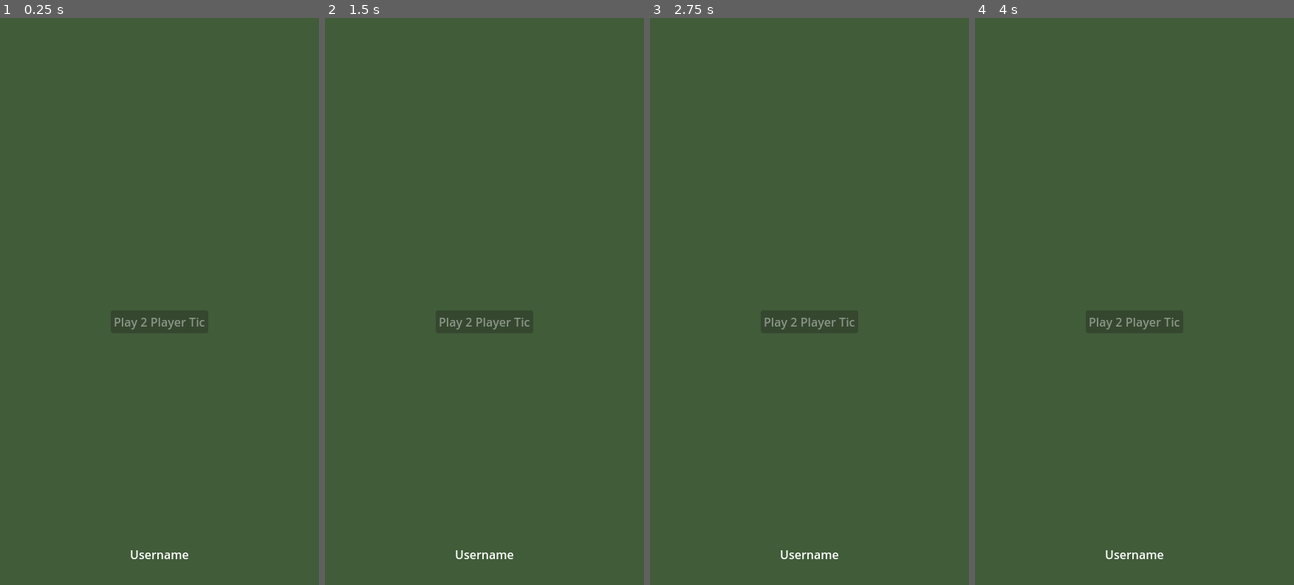
Above: before the commit, frames 1-4 (left to right).
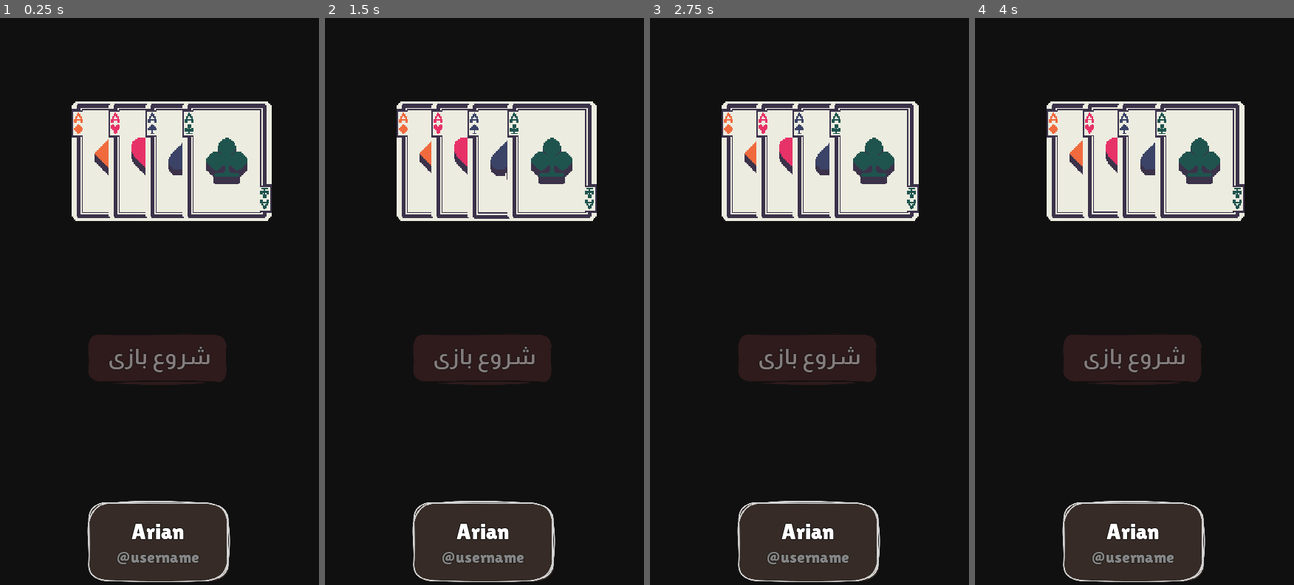
Above: after the commit, the same moments.

Repository: arian-nj/oldtix
Game: Godot game, scene res://GameContent/Scenes/MainMenu/MainMenu.tscn
The game is run twice, just before and just after one commit, with the same random seed, the same clock (stepped at 60 frames per second) and the same inputs. This scene is started directly instead of the project's main scene.
Inputs (mouse positions are in pixels of both pictures, inside the frame that each line leads up to):
- Up to frame 1 (0.25 s): no input
- Up to frame 2 (1.5 s): click (439, 159) at 0.52 s; click (474, 159) at 1.27 s
- Up to frame 3 (2.75 s): click (838, 159) at 2.02 s
- Up to frame 4 (4 s): click (1198, 159) at 2.77 s; click (1089, 159) at 3.52 s

The runs differ from the first frame. In frame 1, 100% of the frame differs, in the area x 0-100%, y 0-100%; in frame 2, 100%; in frame 3, 100%; in frame 4, 100%.
Error in both runs: Invalid call. Nonexistent function 'AddAuthHeader' in base 'Nil'. (res://GameContent/Scenes/MainMenu/main_menu.gd:18)

Commit message:
main menu ui

Diff:
--- a/game/GameContent/Netw/KEvent.gd
+++ b/game/GameContent/Netw/KEvent.gd
@@ -32,6 +32,7 @@
 const TYPE_HOKM_CHOOSED:String = "hokm_choosed"
 
 const TYPE_MAKE_MATCH:String = "make_match"
+const TYPE_DISCONNECT:String = "disconnect"
 const TYPE_MATCH_FOUND:String = "found_match"
 const TYPE_REJOIN_MATCH:String = "rejoin_match"
 
--- a/game/GameContent/Netw/Katana.gd
+++ b/game/GameContent/Netw/Katana.gd
@@ -9,10 +9,10 @@
 const HttpPreUrl:String = "http://"
 const WsPreUrl:String = "ws://"
 
-const HtppUserUrl:String = HttpPreUrl + "192.168.224.205:4444"
+const HtppUserUrl:String = HttpPreUrl + "192.168.57.205:4444"
 
-const WsHokmUrl:String = WsPreUrl+"192.168.224.205:4445"
-const HttpHokmUrl:String = HttpPreUrl+"192.168.224.205:4445"
+const WsHokmUrl:String = WsPreUrl+"192.168.57.205:4445"
+const HttpHokmUrl:String = HttpPreUrl+"192.168.57.205:4445"
 
 
 ## Consts
--- a/game/GameContent/Netw/KatanaSocket.gd
+++ b/game/GameContent/Netw/KatanaSocket.gd
@@ -24,6 +24,7 @@
 	event.type = event_type
 	event.data = event_data
 	socket.send_text(event.to_json())
+	print("sent " + event_type)
 
 # Handles incoming events (to be extended)
 func _handle_event(event: KEvent.Event) -> void:
--- a/game/GameContent/Scenes/Game/Card/card.tscn
+++ b/game/GameContent/Scenes/Game/Card/card.tscn
@@ -1,8 +1,7 @@
-[gd_scene load_steps=13 format=3 uid="uid://bd5brlxcojtaw"]
+[gd_scene load_steps=11 format=3 uid="uid://bd5brlxcojtaw"]
 
 [ext_resource type="Script" uid="uid://do4kwe8wpei4i" path="res://GameContent/Scenes/Game/Card/card.gd" id="1_tdtid"]
 [ext_resource type="Texture2D" uid="uid://gkgo5ogqcuii" path="res://GameContent/assets/cards/Back1.png" id="2_0cob8"]
-[ext_resource type="Script" uid="uid://dt3pgj8tbmf55" path="res://GameContent/Types/Games/CardData.gd" id="2_thmox"]
 [ext_resource type="Script" uid="uid://dcfkky1f6i0pk" path="res://GameContent/Componets/ShadowTextureComponent.gd" id="3_5ropr"]
 [ext_resource type="Script" uid="uid://bt78as30bdywo" path="res://GameContent/Scenes/Game/Card/shader_script.gd" id="5_8njo5"]
 [ext_resource type="Shader" uid="uid://bub16xh8gpro7" path="res://GameContent/Scenes/Game/Card/2d_prespective.gdshader" id="5_c3c7p"]
@@ -10,12 +9,6 @@
 [ext_resource type="Texture2D" uid="uid://bnc2utgiovtm1" path="res://GameContent/assets/cards-Sheet.png" id="5_thmox"]
 
 [sub_resource type="StyleBoxEmpty" id="StyleBoxEmpty_r5psd"]
-
-[sub_resource type="Resource" id="Resource_py3qo"]
-script = ExtResource("2_thmox")
-suit = 0
-value = 14
-metadata/_custom_type_script = "uid://dt3pgj8tbmf55"
 
 [sub_resource type="ShaderMaterial" id="ShaderMaterial_18omn"]
 resource_local_to_scene = true
@@ -49,7 +42,6 @@
 atlasTexture = ExtResource("5_thmox")
 cardArea = NodePath("Area2D")
 swingComponent = NodePath("SwingComponent")
-card_data = SubResource("Resource_py3qo")
 metadata/_edit_group_ = true
 
 [node name="ShadowRect" type="TextureRect" parent="." node_paths=PackedStringArray("MainObject")]
--- a/game/GameContent/Scenes/Game/Hokm4/OnlineHokm4.tscn
+++ b/game/GameContent/Scenes/Game/Hokm4/OnlineHokm4.tscn
@@ -50,7 +50,7 @@
 corner_radius_bottom_right = 5
 shadow_size = 1
 
-[node name="Hokm4Player" type="Control"]
+[node name="Hokm4Player" type="Control" node_paths=PackedStringArray("ws")]
 layout_mode = 3
 anchors_preset = 15
 anchor_right = 1.0
@@ -60,6 +60,7 @@
 grow_horizontal = 2
 grow_vertical = 2
 script = ExtResource("1_i0n3b")
+ws = NodePath("WebSocket")
 
 [node name="Camera2D" type="Camera2D" parent="."]
 anchor_mode = 0
--- a/game/GameContent/Scenes/Game/Hokm4/canvas_game_tic_2.gd
+++ b/game/GameContent/Scenes/Game/Hokm4/canvas_game_tic_2.gd
@@ -1,4 +1,7 @@
 extends SceneLevel
+
+@export var ws:KatanaSocket
 
 func _on_home_button_pressed() -> void:
 	manager_change_scene.emit(SceneManager.Levels.MainMenu)
+	ws.send_event(KEvent.TYPE_DISCONNECT)
--- a/game/GameContent/Scenes/MainMenu/MainMenu.tscn
+++ b/game/GameContent/Scenes/MainMenu/MainMenu.tscn
@@ -1,10 +1,38 @@
-[gd_scene load_steps=5 format=3 uid="uid://bqn77wpg3cj3y"]
+[gd_scene load_steps=13 format=3 uid="uid://bqn77wpg3cj3y"]
 
 [ext_resource type="Script" uid="uid://bhd1hxpt4n03a" path="res://GameContent/Scenes/MainMenu/main_menu_canvas.gd" id="1_c7oo3"]
 [ext_resource type="Script" uid="uid://c6bkj7hlalo24" path="res://GameContent/Scenes/MainMenu/main_menu.gd" id="1_cdkru"]
+[ext_resource type="Theme" uid="uid://c8fmduh1xr41s" path="res://GameContent/assets/DefaultTheme.tres" id="2_o2jf8"]
 [ext_resource type="Script" uid="uid://dxdp0uldpe775" path="res://GameContent/Scenes/MainMenu/UserData/user_data.gd" id="4_1k8vq"]
-
-[sub_resource type="StyleBoxEmpty" id="StyleBoxEmpty_vbryv"]
+[ext_resource type="Texture2D" uid="uid://cxl83f86oi3b4" path="res://GameContent/assets/play_button_background.png" id="4_jcjvh"]
+[ext_resource type="Texture2D" uid="uid://dldiq53b4j7ba" path="res://GameContent/assets/user_data_background.png" id="6_vh2g8"]
+[ext_resource type="PackedScene" uid="uid://bd5brlxcojtaw" path="res://GameContent/Scenes/Game/Card/card.tscn" id="7_tw3df"]
+[ext_resource type="Script" uid="uid://dt3pgj8tbmf55" path="res://GameContent/Types/Games/CardData.gd" id="8_700qd"]
+
+[sub_resource type="Resource" id="Resource_700qd"]
+script = ExtResource("8_700qd")
+suit = 0
+value = 14
+metadata/_custom_type_script = "uid://dt3pgj8tbmf55"
+
+[sub_resource type="Resource" id="Resource_xwmnj"]
+resource_local_to_scene = true
+script = ExtResource("8_700qd")
+suit = 1
+value = 14
+metadata/_custom_type_script = "uid://dt3pgj8tbmf55"
+
+[sub_resource type="Resource" id="Resource_bbm5d"]
+script = ExtResource("8_700qd")
+suit = 2
+value = 14
+metadata/_custom_type_script = "uid://dt3pgj8tbmf55"
+
+[sub_resource type="Resource" id="Resource_5cl1r"]
+script = ExtResource("8_700qd")
+suit = 3
+value = 14
+metadata/_custom_type_script = "uid://dt3pgj8tbmf55"
 
 [node name="MainMenu" type="Control"]
 layout_mode = 3
@@ -13,6 +41,7 @@
 anchor_bottom = 1.0
 grow_horizontal = 2
 grow_vertical = 2
+theme = ExtResource("2_o2jf8")
 script = ExtResource("1_c7oo3")
 
 [node name="ColorRect" type="ColorRect" parent="."]
@@ -22,7 +51,7 @@
 anchor_bottom = 1.0
 grow_horizontal = 2
 grow_vertical = 2
-color = Color(0.254544, 0.361311, 0.221748, 1)
+color = Color(0.0666667, 0.0627451, 0.0666667, 1)
 
 [node name="MainMenu" type="Control" parent="." node_paths=PackedStringArray("StatusLabel", "PlayButton", "ContinueGameButton")]
 layout_mode = 1
@@ -46,64 +75,168 @@
 offset_bottom = 23.0
 grow_horizontal = 2
 
-[node name="PanelContainer" type="PanelContainer" parent="MainMenu"]
+[node name="PanelContainer" type="Control" parent="MainMenu"]
 layout_mode = 1
 anchors_preset = 8
 anchor_left = 0.5
 anchor_top = 0.5
 anchor_right = 0.5
 anchor_bottom = 0.5
-offset_left = -66.0
-offset_top = -43.0
-offset_right = 66.0
-offset_bottom = 43.0
-grow_horizontal = 2
-grow_vertical = 2
-theme_override_styles/panel = SubResource("StyleBoxEmpty_vbryv")
+offset_left = -267.0
+offset_top = -136.0
+offset_right = 267.0
+offset_bottom = 136.0
+grow_horizontal = 2
+grow_vertical = 2
 
 [node name="ContinueButton" type="Button" parent="MainMenu/PanelContainer"]
 layout_mode = 2
-size_flags_horizontal = 4
-size_flags_vertical = 0
-text = "Continue Game"
+offset_left = 107.0
+offset_top = 53.0
+offset_right = 423.0
+offset_bottom = 191.0
+size_flags_horizontal = 4
+size_flags_vertical = 4
+theme_override_font_sizes/font_size = 40
+text = "برگرد به بازی"
+icon = ExtResource("4_jcjvh")
+flat = true
+icon_alignment = 1
+expand_icon = true
 
 [node name="PlayTic2Button" type="Button" parent="MainMenu/PanelContainer"]
-layout_mode = 2
-size_flags_vertical = 8
-text = "Play 2 Player Tic"
-
-[node name="UserData" type="Control" parent="." node_paths=PackedStringArray("UsernameLabel")]
+custom_minimum_size = Vector2(0, 60)
+layout_mode = 1
+anchors_preset = 8
+anchor_left = 0.5
+anchor_top = 0.5
+anchor_right = 0.5
+anchor_bottom = 0.5
+offset_left = -129.0
+offset_top = 19.0
+offset_right = 129.0
+offset_bottom = 131.0
+grow_horizontal = 2
+grow_vertical = 2
+size_flags_horizontal = 4
+size_flags_vertical = 4
+theme_override_constants/outline_size = 2
+theme_override_font_sizes/font_size = 30
+text = "شروع بازی"
+icon = ExtResource("4_jcjvh")
+flat = true
+icon_alignment = 1
+expand_icon = true
+
+[node name="UserDataComponent" type="Control" parent="." node_paths=PackedStringArray("UsernameLabel", "DisplaynameLabel")]
 layout_mode = 1
 anchors_preset = 7
 anchor_left = 0.5
 anchor_top = 1.0
 anchor_right = 0.5
 anchor_bottom = 1.0
-offset_left = -20.0
-offset_top = -38.0
-offset_right = 20.0
-offset_bottom = 2.0
 grow_horizontal = 2
 grow_vertical = 0
 size_flags_horizontal = 4
 size_flags_vertical = 4
 script = ExtResource("4_1k8vq")
-UsernameLabel = NodePath("Username")
-
-[node name="Username" type="Label" parent="UserData"]
+UsernameLabel = NodePath("VBoxContainer/Username")
+DisplaynameLabel = NodePath("VBoxContainer/Displayname")
+
+[node name="TextureRect" type="TextureRect" parent="UserDataComponent"]
 layout_mode = 1
 anchors_preset = 7
 anchor_left = 0.5
 anchor_top = 1.0
 anchor_right = 0.5
 anchor_bottom = 1.0
-offset_left = -40.0
-offset_top = -55.0
-offset_right = 40.0
-offset_bottom = -32.0
+offset_left = -103.0
+offset_top = -119.0
+offset_right = 292.0
+offset_bottom = 162.0
 grow_horizontal = 2
 grow_vertical = 0
-text = "Username"
+scale = Vector2(0.52, 0.44)
+texture = ExtResource("6_vh2g8")
+
+[node name="VBoxContainer" type="VBoxContainer" parent="UserDataComponent"]
+layout_mode = 0
+offset_left = -88.0
+offset_top = -90.0
+offset_right = 85.0
+offset_bottom = -25.0
+alignment = 1
+
+[node name="Displayname" type="Label" parent="UserDataComponent/VBoxContainer"]
+layout_mode = 2
+size_flags_horizontal = 4
+theme_override_constants/outline_size = 3
+theme_override_font_sizes/font_size = 30
+text = "Arian"
+
+[node name="Username" type="Label" parent="UserDataComponent/VBoxContainer"]
+layout_mode = 2
+size_flags_horizontal = 4
+theme_override_colors/font_color = Color(0.521141, 0.521141, 0.521141, 1)
+theme_override_constants/outline_size = 2
+theme_override_font_sizes/font_size = 22
+text = "@username"
+
+[node name="Control" type="Control" parent="."]
+anchors_preset = 0
+offset_left = 21.0
+offset_top = 148.0
+offset_right = 61.0
+offset_bottom = 188.0
+metadata/_edit_group_ = true
+
+[node name="Card" parent="Control" instance=ExtResource("7_tw3df")]
+layout_mode = 0
+anchors_preset = 0
+anchor_left = 0.0
+anchor_right = 0.0
+offset_left = 100.0
+offset_top = 0.0
+offset_right = 171.0
+offset_bottom = 95.0
+grow_horizontal = 1
+card_data = SubResource("Resource_700qd")
+
+[node name="Card2" parent="Control" instance=ExtResource("7_tw3df")]
+layout_mode = 0
+anchors_preset = 0
+anchor_left = 0.0
+anchor_right = 0.0
+offset_left = 150.0
+offset_top = 0.0
+offset_right = 221.0
+offset_bottom = 95.0
+grow_horizontal = 1
+card_data = SubResource("Resource_xwmnj")
+
+[node name="Card3" parent="Control" instance=ExtResource("7_tw3df")]
+layout_mode = 0
+anchors_preset = 0
+anchor_left = 0.0
+anchor_right = 0.0
+offset_left = 200.0
+offset_top = 0.0
+offset_right = 271.0
+offset_bottom = 95.0
+grow_horizontal = 1
+card_data = SubResource("Resource_bbm5d")
+
+[node name="Card4" parent="Control" instance=ExtResource("7_tw3df")]
+layout_mode = 0
+anchors_preset = 0
+anchor_left = 0.0
+anchor_right = 0.0
+offset_left = 250.0
+offset_top = 0.0
+offset_right = 321.0
+offset_bottom = 95.0
+grow_horizontal = 1
+card_data = SubResource("Resource_5cl1r")
 
 [connection signal="pressed" from="MainMenu/PanelContainer/ContinueButton" to="." method="_on_continue_button_pressed"]
 [connection signal="pressed" from="MainMenu/PanelContainer/PlayTic2Button" to="." method="_on_play_tic_2_button_pressed"]
--- a/game/GameContent/Scenes/MainMenu/UserData/user_data.gd
+++ b/game/GameContent/Scenes/MainMenu/UserData/user_data.gd
@@ -1,6 +1,8 @@
 extends Control
 
 @export var UsernameLabel:Label
+@export var DisplaynameLabel:Label
 
 func _ready() -> void:
-	UsernameLabel.text = KAccount._instance.MyAccount.username
+	DisplaynameLabel.text = KAccount._instance.MyAccount.display_name
+	UsernameLabel.text = "@"+KAccount._instance.MyAccount.username
--- /dev/null
+++ b/game/GameContent/assets/DefaultTheme.tres
@@ -0,0 +1,6 @@
+[gd_resource type="Theme" load_steps=2 format=3 uid="uid://c8fmduh1xr41s"]
+
+[ext_resource type="FontFile" uid="uid://iqxwhga1hhff" path="res://GameContent/assets/fonts/Lilita_One/LilitaOne-Regular.ttf" id="1_uwjan"]
+
+[resource]
+default_font = ExtResource("1_uwjan")
--- a/game/PatchSystem/LoadPatchesScript.gd
+++ b/game/PatchSystem/LoadPatchesScript.gd
@@ -2,7 +2,7 @@
 
 @export var status_label:Label
 
-var server_url := "http://192.168.224.205:4444"
+var server_url := "http://192.168.57.205:4444"
 var patch_user_config_address := "user://version.cfg"
 var config := ConfigFile.new()
 
Binary file added: game/GameContent/assets/fonts/Almarai/Almarai-Bold.ttf
Not shown, added: game/GameContent/assets/fonts/Almarai/Almarai-Bold.ttf.import
Binary file added: game/GameContent/assets/fonts/Almarai/Almarai-ExtraBold.ttf
Not shown, added: game/GameContent/assets/fonts/Almarai/Almarai-ExtraBold.ttf.import
Binary file added: game/GameContent/assets/fonts/Almarai/Almarai-Light.ttf
Not shown, added: game/GameContent/assets/fonts/Almarai/Almarai-Light.ttf.import
Binary file added: game/GameContent/assets/fonts/Almarai/Almarai-Regular.ttf
Not shown, added: game/GameContent/assets/fonts/Almarai/Almarai-Regular.ttf.import
Not shown, added: game/GameContent/assets/fonts/Almarai/OFL.txt
Binary file added: game/GameContent/assets/fonts/Lilita_One/LilitaOne-Regular.ttf
Not shown, added: game/GameContent/assets/fonts/Lilita_One/LilitaOne-Regular.ttf.import
Not shown, added: game/GameContent/assets/fonts/Lilita_One/OFL.txt
(and 22 more such lines)
